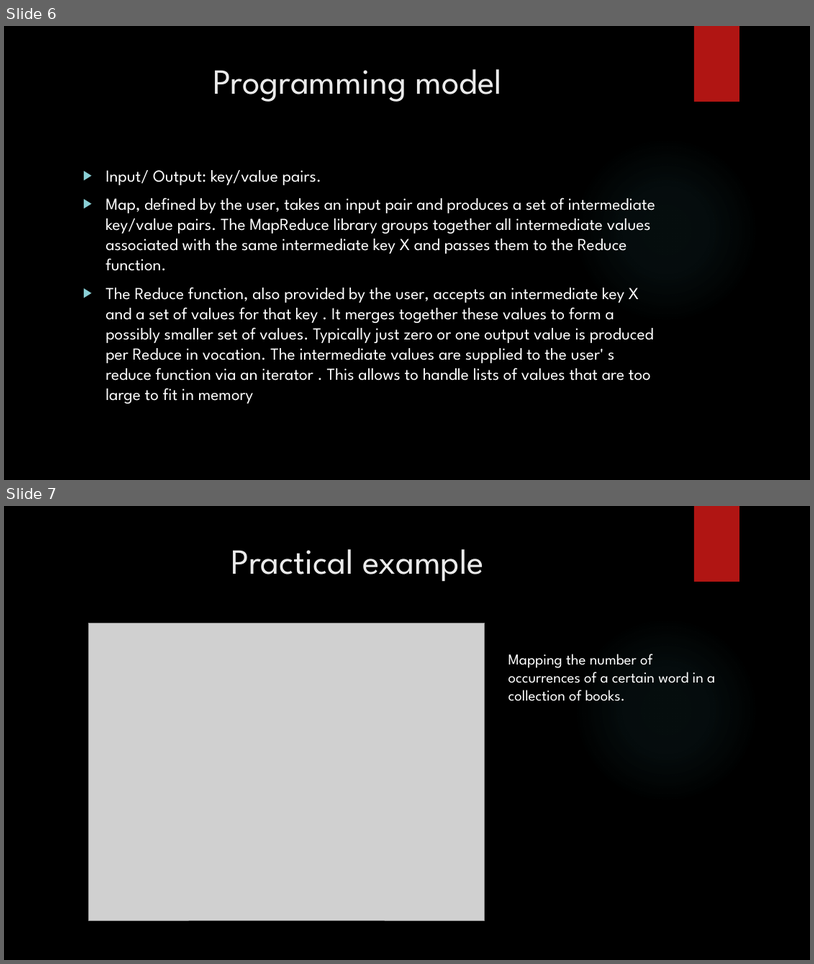
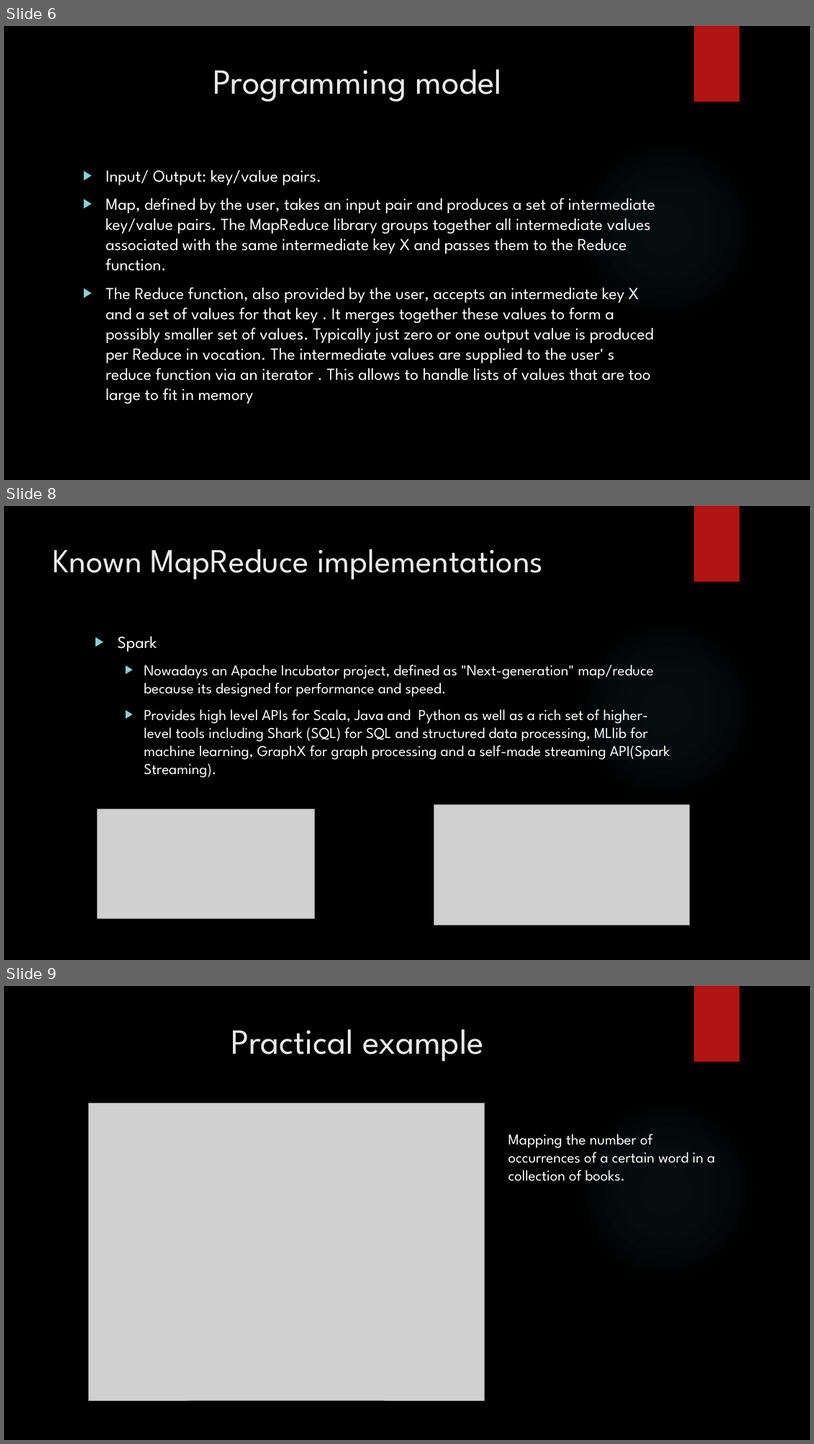
Before and after one commit to Mouzician/ESOF, a slide deck: PPTESOF.pptx. Shown one above the other, each under a label of ours: slides 6 and 7 before the commit, slides 6, 8 and 9 after it; the slides between them are not shown. The pictures are 814x964 and 814x1444 pixels, drawn with LibreOffice and Linux fonts; fonts in the diff are those of the drawing; grey boxes stand for pictures; background and template pictures are left out. Boxes give left, top, right and bottom in pixels: in the first picture for what was removed or moved away, otherwise in the second. Text is boxed around its words. In the diff, an @@ line names an element or a change of style, - is before the commit and + after.

```diff
--- a/PPTESOF.pptx
+++ b/PPTESOF.pptx
@@ slide 8 added at [4,506,810,960], background picture (left out); not listed: 2 template elements that a slide beside it also shows @@
@@ title added at [53,549,543,579], 40 pt, text #EBEBEB @@
+Known MapReduce implementations
@@ text added at [118,636,671,777], 18 pt, text #FFFFFF @@
+▶ Spark
+  ▶ Nowadays an Apache Incubator project, defined as "Next-generation" map/reduce because its designed for performance and speed.
+  ▶ Provides high level APIs for Scala, Java and Python as well as a rich set of higher-level tools including Shark (SQL) for SQL and structured data processing, MLlib for machine learning, GraphX for graph processing and a self-made streaming API(Spark Streaming).
@@ picture added at [435,805,690,925] @@
@@ picture added at [97,809,315,919] @@
@@ what was slide 7 is now slide 9 @@
```
Also in this commit, not shown: 2 other slides added, 3 other files.
